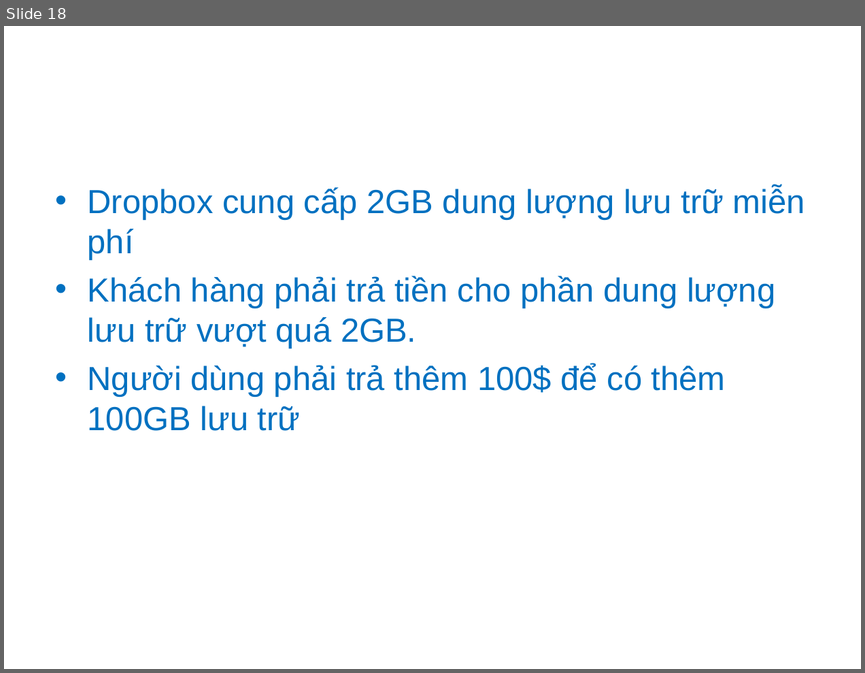
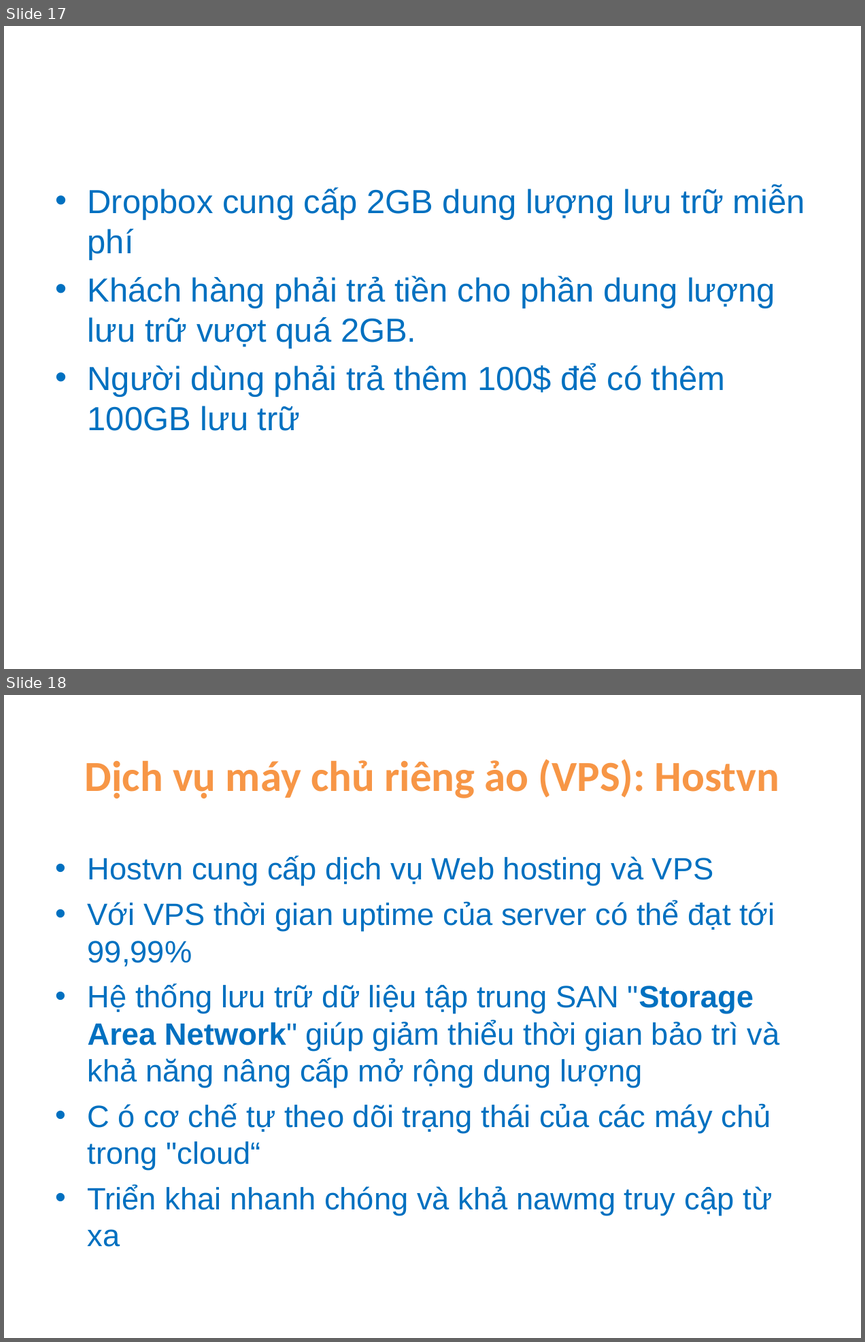
Before and after one commit to ndlongit/longnd-data, a slide deck: Temp/Bai tap ky nang - NDL.ppt. Shown one above the other, each under a label of ours: slide 18 before the commit, slides 17 and 18 after it. The pictures are 865x673 and 865x1342 pixels, drawn with LibreOffice and Linux fonts; fonts in the diff are those of the drawing. Boxes give left, top, right and bottom in pixels: in the first picture for what was removed or moved away, otherwise in the second. Text is boxed around its words. In the diff, an @@ line names an element or a change of style, - is before the commit and + after.

```diff
--- a/Temp/Bai tap ky nang - NDL.ppt
+++ b/Temp/Bai tap ky nang - NDL.ppt
@@ slide 18 added at (x1=4, y1=695, x2=861, y2=1338), background #FFFFFF @@
@@ title added at (x1=85, y1=759, x2=779, y2=798), 36 pt, text #F79646, bold @@
+Dịch vụ máy chủ riêng ảo (VPS): Hostvn
@@ text added at (x1=88, y1=855, x2=780, y2=1246), 25.9 pt, text #0070C0 @@
+• Hostvn cung cấp dịch vụ Web hosting và VPS
+• Với VPS thời gian uptime của server có thể đạt tới 99,99%
+• Hệ thống lưu trữ dữ liệu tập trung SAN "Storage Area Network" giúp giảm thiểu thời gian bảo trì và khả năng nâng cấp mở rộng dung lượng
+• C ó cơ chế tự theo dõi trạng thái của các máy chủ trong "cloud“
+• Triển khai nhanh chóng và khả nawmg truy cập từ xa
@@ what was slide 18 is now slide 17 @@
```
Also in this commit, not shown: 5 slides changed, 2 other slides added, 3 slides removed.
